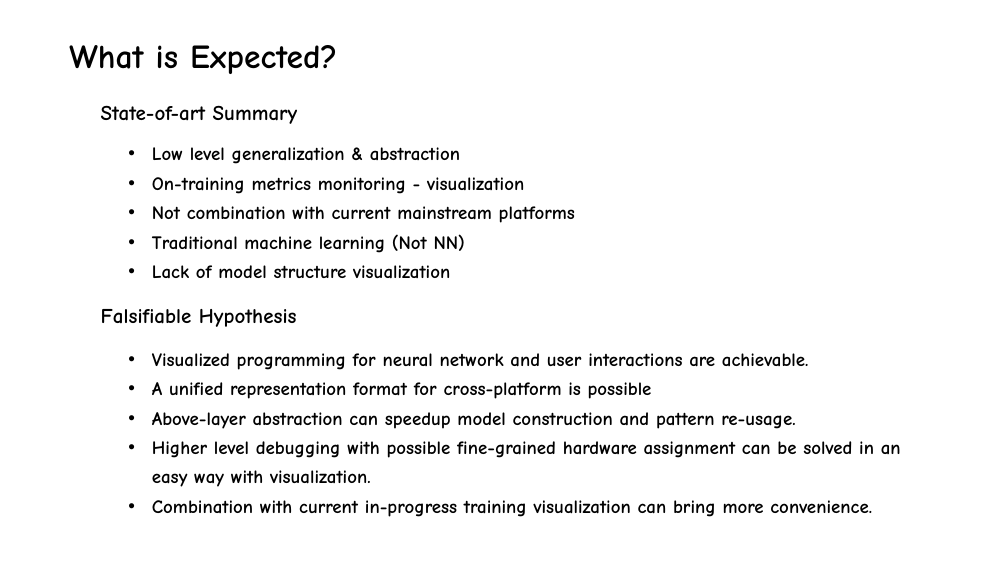
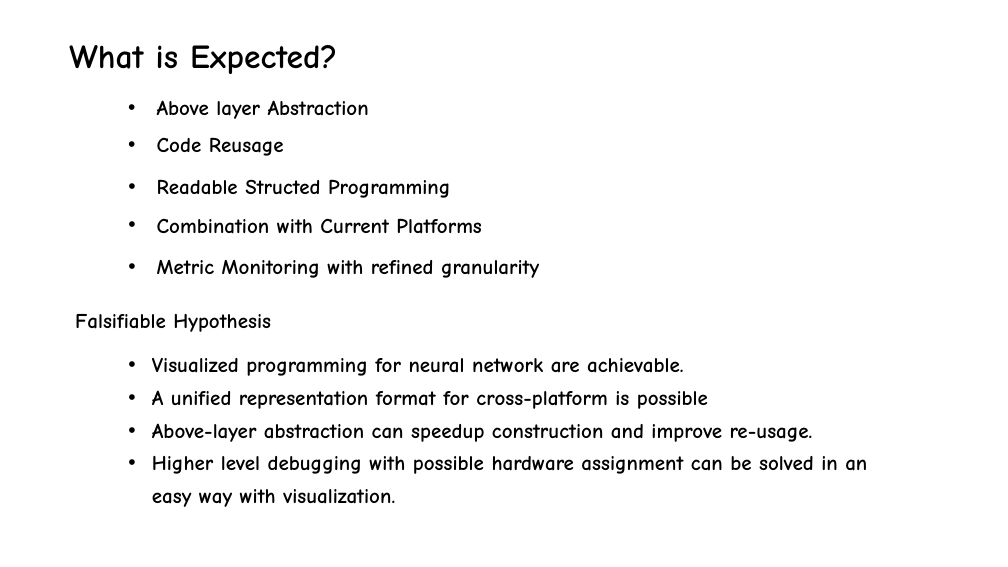
Before and after one commit to yishangru/CS8803_MLSystem_Project, a slide deck: slide 7 of deliverables/final/CS8803_Project_Final_PPT .pptx (slide 8 before the commit). Drawn at 1008x567 pixels with LibreOffice and Linux fonts; fonts in the diff are those of the drawing; background and template pictures are left out. Boxes give left, top, right and bottom in pixels: in the first picture for what was removed or moved away, otherwise in the second. Text is boxed around its words. In the diff, an @@ line names an element or a change of style, - is before the commit and + after.

```diff
--- a/deliverables/final/CS8803_Project_Final_PPT .pptx
+++ b/deliverables/final/CS8803_Project_Final_PPT .pptx
@@ text removed at (101,105,298,124) @@
-State-of-art Summary
@@ text removed at (152,147,575,278) @@
-• Low level generalization & abstraction
-• On-training metrics monitoring - visualization
-• Not combination with current mainstream platforms
-• Traditional machine learning (Not NN)
-• Lack of model structure visualization
@@ group added at (157,100,539,278): 5 texts @@
+• Above layer Abstraction
+• Code Reusage
+• Readable Structed Programming
+• Combination with Current Platforms
+• Metric Monitoring with refined granularity
@@ text "Falsifiable Hypothesis": place and size @@
-text "Falsifiable Hypothesis" at (101,309,297,327)
+text "Falsifiable Hypothesis" at (75,314,271,332)
@@ text at (152,358,683,376): text changed; size 18 to 20 pt @@
-• Visualized programming for neural network and user interactions are achievable.
+• Visualized programming for neural network are achievable.
@@ text at (152,390,708,409): size 18 to 20 pt in "A unified representation format for cross-platform is ..." @@
@@ text at (152,423,867,507): text changed; size 18 to 20 pt @@
-• Above-layer abstraction can speedup model construction and pattern re-usage.
-• Higher level debugging with possible fine-grained hardware assignment can be solved in an easy way with visualization.
-• Combination with current in-progress training visualization can bring more convenience.
+• Above-layer abstraction can speedup construction and improve re-usage.
+• Higher level debugging with possible hardware assignment can be solved in an easy way with visualization.
```
Also in this commit, not shown: 5 other slides changed, 16 slides added, 9 slides removed, 3 other files.
